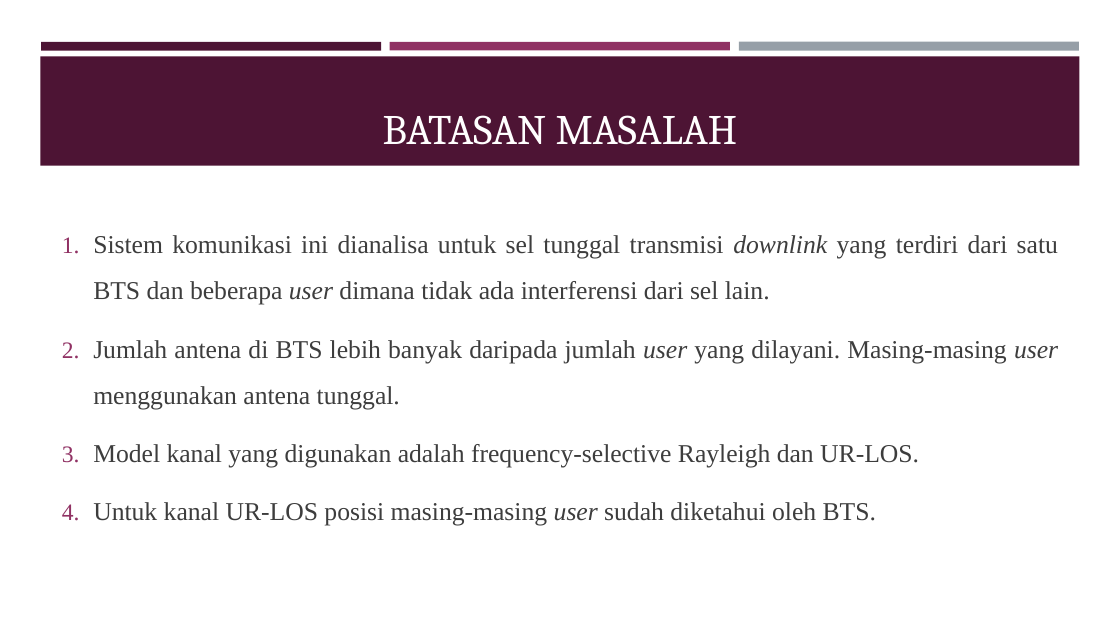
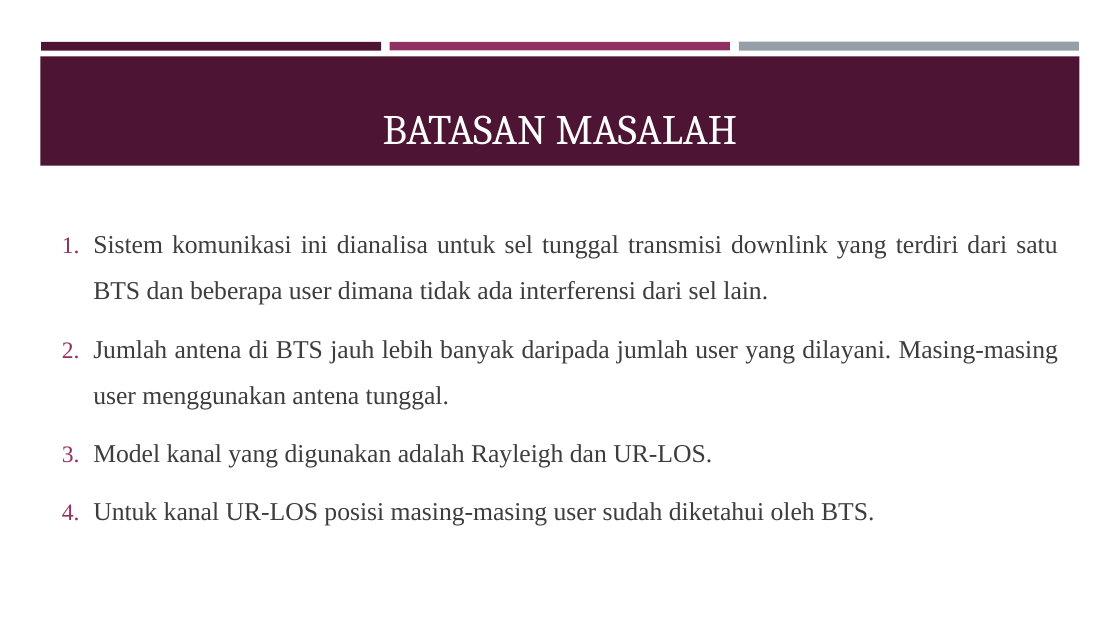
Before and after one commit to pudjamansyurin/al-massive-mimo, a slide deck: slide 6 of DOC/SIDANG TESIS/presentasi [Autosaved].pptx. Drawn at 1120x630 pixels with LibreOffice and Linux fonts; fonts in the diff are those of the drawing. Boxes give left, top, right and bottom in pixels: in the first picture for what was removed or moved away, otherwise in the second. Text is boxed around its words. In the diff, an @@ line names an element or a change of style, - is before the commit and + after.

```diff
--- a/DOC/SIDANG TESIS/presentasi [Autosaved].pptx
+++ b/DOC/SIDANG TESIS/presentasi [Autosaved].pptx
@@ text at (93,235,1057,526): italic off in "downlink user", "user" @@
@@ text at (93,340,1058,468): text changed @@
-2. Jumlah antena di BTS lebih banyak daripada jumlah user yang dilayani. Masing-masing user menggunakan antena tunggal.
-3. Model kanal yang digunakan adalah frequency-selective Rayleigh dan UR-LOS.
+2. Jumlah antena di BTS jauh lebih banyak daripada jumlah user yang dilayani. Masing-masing user menggunakan antena tunggal.
+3. Model kanal yang digunakan adalah Rayleigh dan UR-LOS.
```
Also in this commit, not shown: 14 other slides changed, 7 slides removed, 4 other files.
